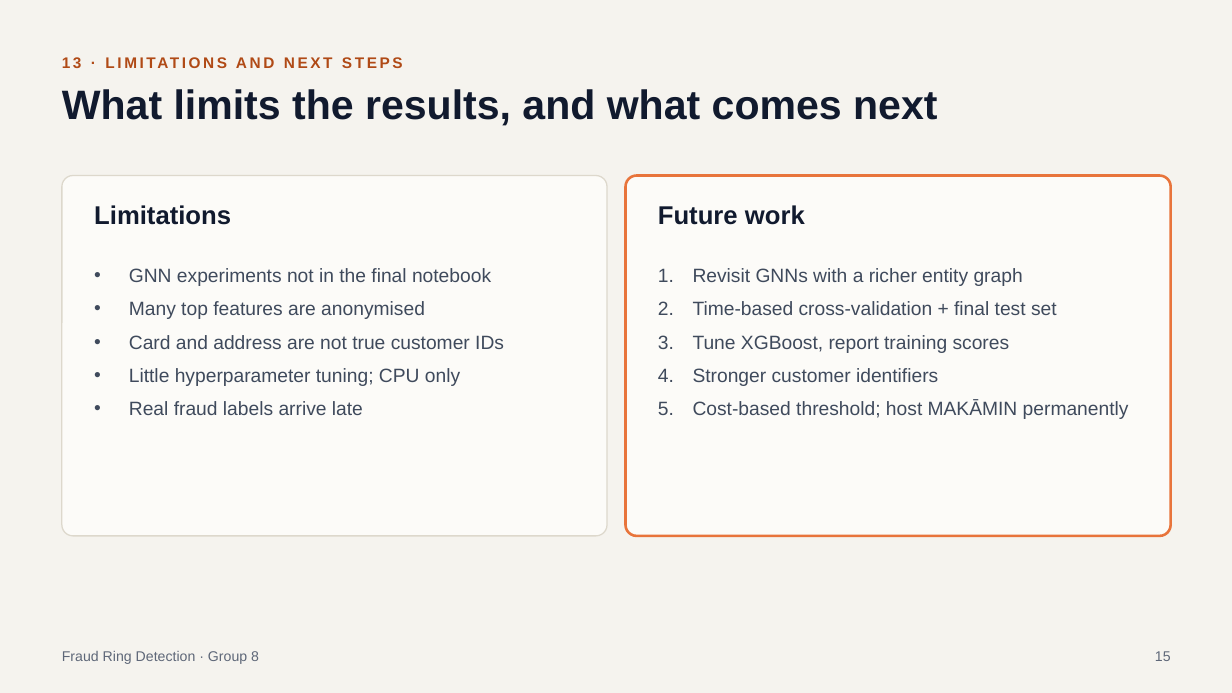
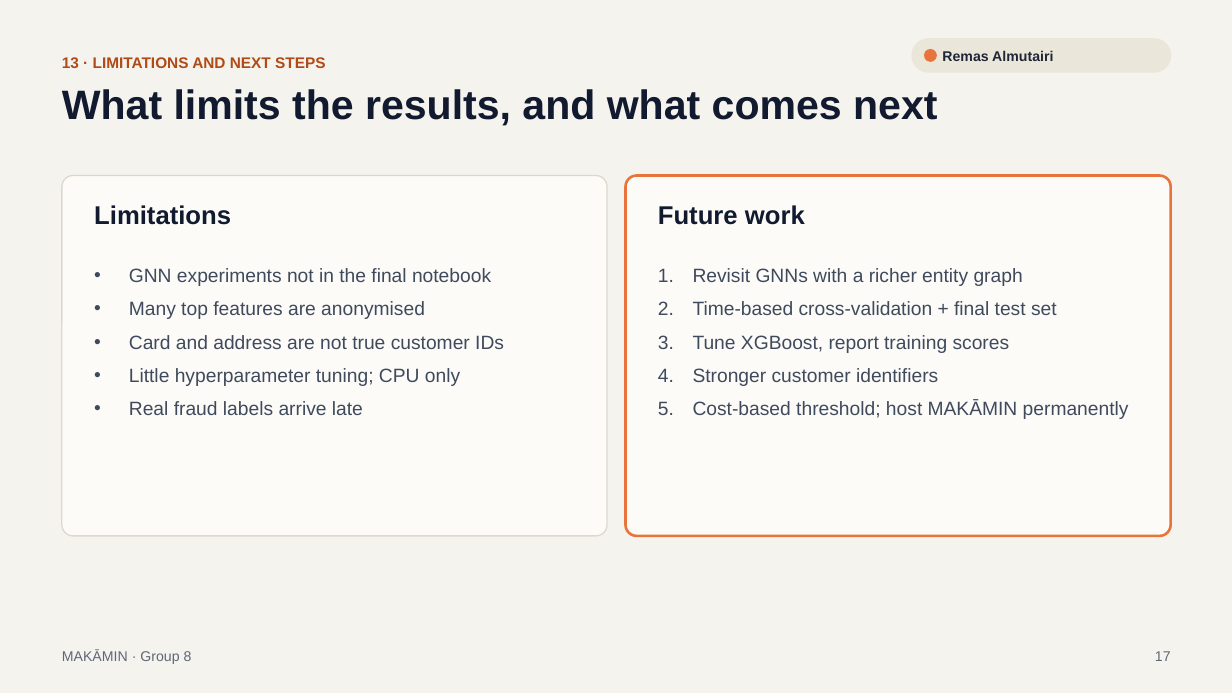
Before and after one commit to NadaMIS/makamin-fraud-detection, a slide deck: slide 18 of makamin-fraud-detection/presentation/MAKAMIN_Presentation.pptx (slide 15 before the commit). Drawn at 1232x693 pixels with LibreOffice and Linux fonts; fonts in the diff are those of the drawing. Boxes give left, top, right and bottom in pixels: in the first picture for what was removed or moved away, otherwise in the second. Text is boxed around its words. In the diff, an @@ line names an element or a change of style, - is before the commit and + after.

```diff
--- a/makamin-fraud-detection/presentation/MAKAMIN_Presentation.pptx
+++ b/makamin-fraud-detection/presentation/MAKAMIN_Presentation.pptx
@@ text "13 · LIMITATIONS AND NEXT ..." at [62,57,325,68]: letter spacing 2 to 0 pt @@
@@ rounded rectangle added at [912,39,1171,72], fill #EBE6DA, outline #EBE6DA 1 pt @@
@@ ellipse added at [924,49,937,62], fill #E8743B @@
@@ text added at [942,50,1053,61], 11 pt, text #1E2638, bold @@
+Remas Almutairi
@@ text at [62,651,192,664]: text changed @@
-Fraud Ring Detection · Group 8
+MAKĀMIN · Group 8
@@ text at [1155,651,1171,661]: text changed @@
-15
+17
```
Also in this commit, not shown: 16 other slides changed, 3 slides added.
